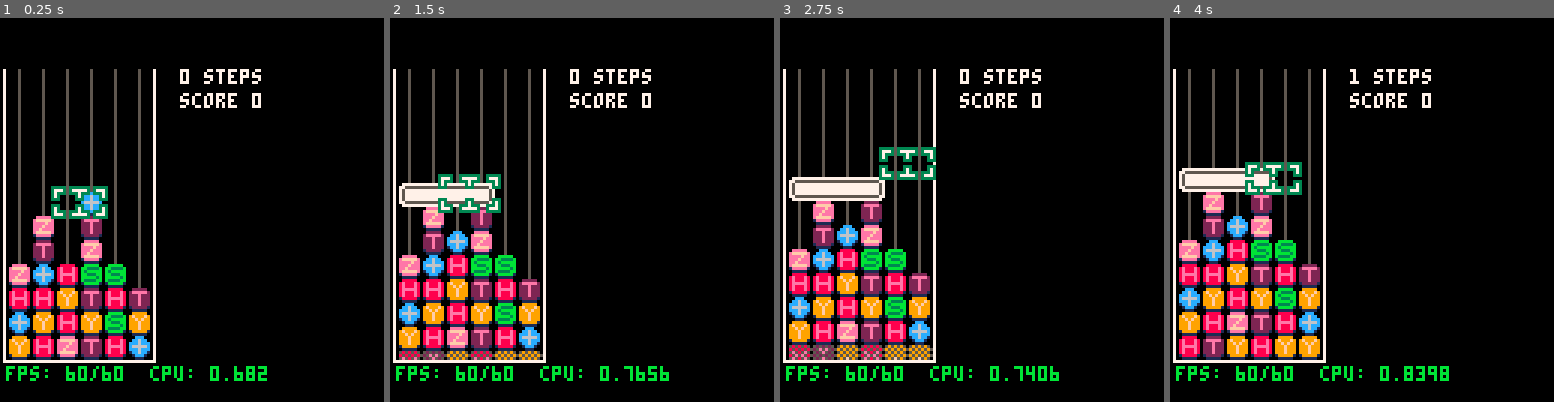
Above: before the commit, frames 1-4 (left to right).
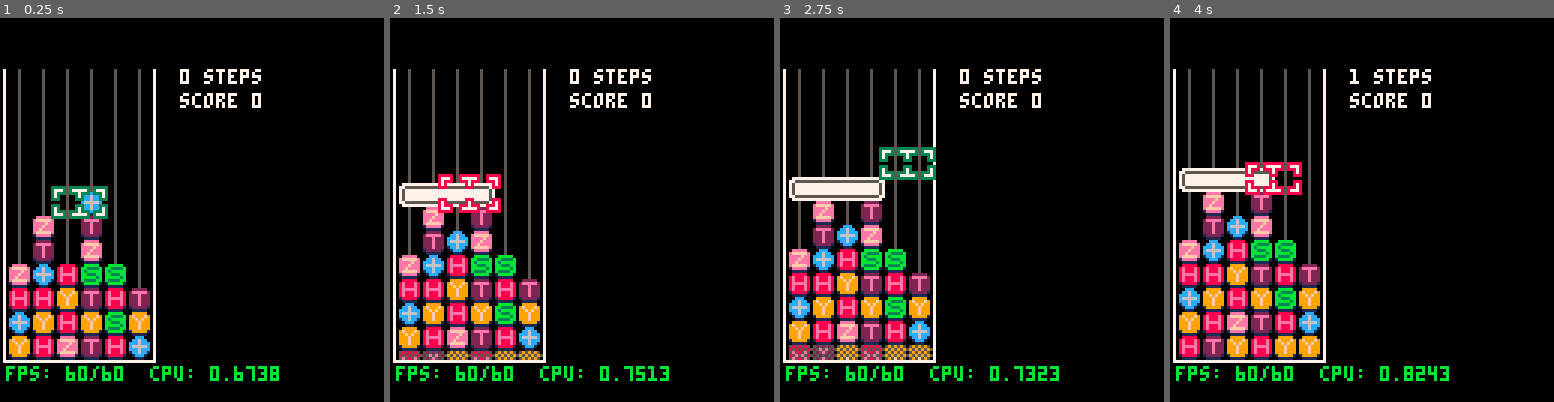
Above: after the commit, the same moments.

Repository: qniapp/quantattack
Game: PICO-8 cartridge qitaev.p8
The game is run twice, just before and just after one commit, with the same random seed, the same clock (stepped at 60 frames per second) and the same inputs.
Inputs:
- Up to frame 1 (0.25 s): no input
- Up to frame 2 (1.5 s): tap X (X key) at 0.33, 1.07 s; tap O (Z key) at 0.7 s
- Up to frame 3 (2.75 s): hold Right 1.6-2.1 s; tap O (Z key) at 1.7, 2.1, 2.5 s; tap X (X key) at 1.85 s; hold Up 2.15-2.42 s; hold Right from 2.47 s (still down)
- Up to frame 4 (4 s): tap O (Z key) at 2.9, 3.3, 3.7 s; tap X (X key) at 2.97 s; release Right at 3.03 s; hold Left 3.08-3.58 s; hold Down 3.63-3.97 s

The runs differ from the first frame. In frame 1, 0.1% of the frame differs, in the area x 64-73%, y 90-95%; in frame 2, 0.7%, in the area x 12-73%, y 40-94%; in frame 3, less than 0.1%; in frame 4, 0.7%.

Commit message:
おじゃまユニタリを入れ換えできなくする

Diff:
--- a/board.lua
+++ b/board.lua
@@ -174,21 +174,29 @@
       end,
 
       swap = function(self, x_left, x_right, y)
+        if not self:is_swappable(x_left, x_right, y) then
+          return false
+        end
+
         local left_gate = self:gate_at(x_left, y)
         local right_gate = self:gate_at(x_right, y)
 
-        if not self:is_swappable(left_gate, right_gate) then
-          return false
-        end
-
         left_gate:start_swap_with_right(x_right)
         right_gate:start_swap_with_left(x_left)
 
         sfx(2)
       end,
 
-      is_swappable = function(self, left_gate, right_gate)
-        if (is_garbage_unitary(left_gate) or is_garbage_unitary(right_gate)) return false
+      is_swappable = function(self, x_left, x_right, y)
+        if self:_overlap_with_garbage_unitary(x_left, y) or
+           self:_overlap_with_garbage_unitary(x_right, y) then
+          return false
+        end
+
+        local left_gate = self:gate_at(x_left, y)
+        local right_gate = self:gate_at(x_right, y)
+
+        -- if (is_garbage_unitary(left_gate) or is_garbage_unitary(right_gate)) return false
 
         if not (is_idle(left_gate) or is_dropped(left_gate)) then
           return false
--- a/game.lua
+++ b/game.lua
@@ -150,10 +150,7 @@
   end,
 
   _maybe_change_cursor_color = function(self)
-    local left_gate = self.board:gate_at(self.player_cursor.x, self.player_cursor.y)
-    local right_gate = self.board:gate_at(self.player_cursor.x + 1, self.player_cursor.y)
-
-    self.player_cursor.cannot_swap = not self.board:is_swappable(left_gate, right_gate)
+    self.player_cursor.cannot_swap = not self.board:is_swappable(self.player_cursor.x, self.player_cursor.x + 1, self.player_cursor.y)
   end,
 
   _maybe_raise_gates = function(self)
--- a/quantum_gate.lua
+++ b/quantum_gate.lua
@@ -79,22 +79,7 @@
 
         if (self.draw_setup) self:draw_setup()
 
-        if is_match(self) and (not is_match_type_i(self)) then
-          -- pal(colors.lavender, colors.white)
-        end
-
-        if is_disappearing(self) then
-          if is_match_type_i(self) then
-            pal(colors.white, colors.light_grey)
-          else
-            -- pal(colors.white, colors.pink)
-          end
-        end
-
         spr(self:_sprite(), x, y)
-
-        pal(colors.white, colors.white)
-        pal(colors.lavender, colors.lavender)
 
         if (self.draw_teardown) self:draw_teardown()
       end,
